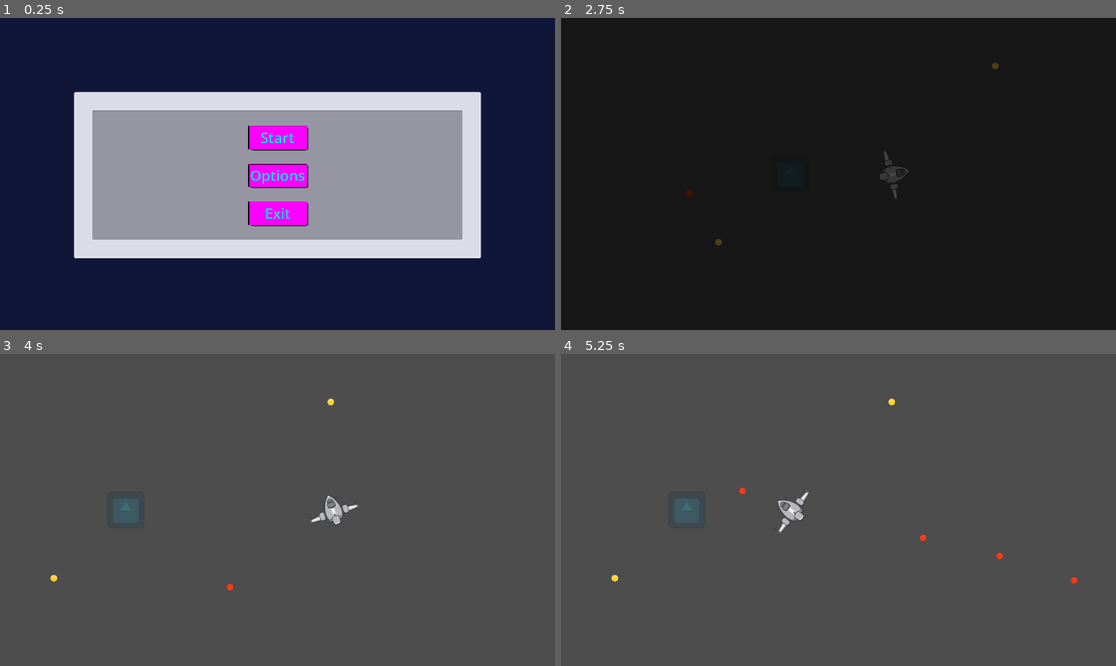
Above: before the commit, frames 1-4 (two rows, left to right).
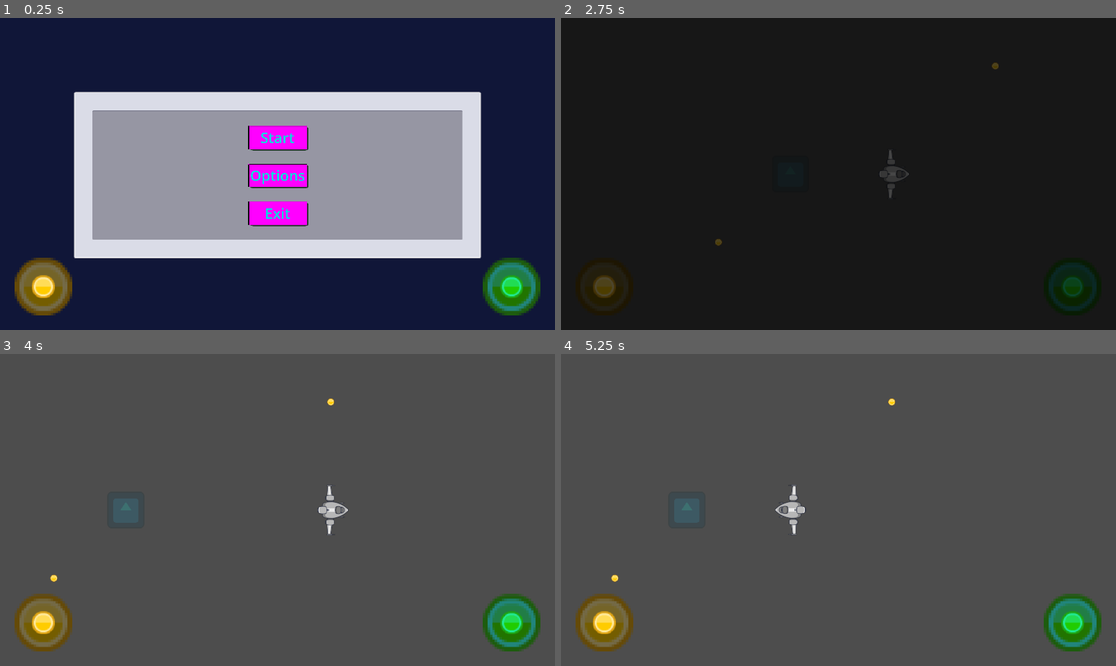
Above: after the commit, the same moments.

Repository: shibii1111/SpaceDeliveryGameGodot
Game: Godot game, scene res://Scenes/Main.tscn
The game is run twice, just before and just after one commit, with the same random seed, the same clock (stepped at 60 frames per second) and the same inputs. The engine's default icon, where the game draws it, is replaced by a stand-in: a white triangle on a blue panel in a dark square.
Inputs (mouse positions are in pixels of both pictures, inside the frame that each line leads up to):
- Up to frame 1 (0.25 s): no input
- Up to frame 2 (2.75 s): click "Start" at 0.5 s; move the mouse to (960, 158) at 1.27 s; press the mouse at (960, 158) at 1.28 s; hold D (right) 1.28-2 s; release the mouse at (960, 158) at 2 s; tap Enter at 2 s; drag from (727, 189) to (1010, 145) at 2.02 s
- Up to frame 3 (4 s): move the mouse to (333, 441) at 2.77 s; press the mouse at (333, 441) at 2.78 s; hold D (right) 2.78-3.5 s; release the mouse at (333, 441) at 3.5 s; drag from (249, 572) to (316, 453) at 3.52 s
- Up to frame 4 (5.25 s): tap Space at 4.25 s; move the mouse to (1005, 556) at 4.27 s; press the mouse at (1005, 556) at 4.28 s; hold A (left) 4.28-5 s; release the mouse at (1005, 556) at 5 s; drag from (672, 463) to (932, 538) at 5.02 s

The runs differ from the first frame. In frame 1, 3.1% of the frame differs, in the area x 2-98%, y 76-96%; in frame 2, 0.6%; in frame 3, 3.5%; in frame 4, 3.6%, in the area x 2-98%, y 42-96%.

Commit message:
Android twin stick
- Did all the twin stick UI and logic

Diff:
--- /dev/null
+++ b/Scenes/Player/LeftStick.gd
@@ -0,0 +1,51 @@
+extends Control
+
+var is_pressed: bool = false
+var input_vector: Vector2 = Vector2.ZERO
+
+@onready var base: TextureRect = $Base
+@onready var knob: TextureRect = $Knob
+
+var radius: float = 80.0
+
+func _ready() -> void:
+	_reset_knob()
+
+func _gui_input(event: InputEvent) -> void:
+	if event is InputEventScreenTouch:
+		if event.pressed:
+			is_pressed = true
+			_update_knob(event.position)
+		else:
+			is_pressed = false
+			input_vector = Vector2.ZERO
+			_reset_knob()
+
+	elif event is InputEventScreenDrag and is_pressed:
+		_update_knob(event.position)
+
+func _update_knob(local_pos: Vector2) -> void:
+	var center: Vector2 = base.position + (base.size / 2.0)
+	var direction: Vector2 = local_pos - center
+
+	if direction.length() > radius:
+		direction = direction.normalized() * radius
+
+	var raw_input: Vector2 = direction / radius
+
+	if raw_input.length() < 0.2:
+		input_vector = Vector2.ZERO
+		_reset_knob()
+		return
+
+	var angle: float = raw_input.angle()
+	var snapped_angle: float = round(angle / (PI / 4.0)) * (PI / 4.0)
+
+	input_vector = Vector2.RIGHT.rotated(snapped_angle)
+
+	var snapped_direction: Vector2 = input_vector * radius
+	knob.position = center + snapped_direction - (knob.size / 2.0)
+
+func _reset_knob() -> void:
+	var center: Vector2 = base.position + (base.size / 2.0)
+	knob.position = center - (knob.size / 2.0)
--- /dev/null
+++ b/Scenes/Player/MobileControl.tscn
@@ -0,0 +1,97 @@
+[gd_scene format=3 uid="uid://dg3mbls6hryen"]
+
+[ext_resource type="Script" uid="uid://ckburffpdubk3" path="res://Scenes/Player/LeftStick.gd" id="1_fbfqy"]
+[ext_resource type="Texture2D" uid="uid://cl5ngwn05hmfh" path="res://Assets/UI/Kenney/kenney_ui-pack-space-expansion/PNG/Yellow/Default/bar_round_gloss_large_square.png" id="2_7nqml"]
+[ext_resource type="Script" uid="uid://b24r4td05jlja" path="res://Scenes/Player/RightStick.gd" id="3_vg5cr"]
+
+[node name="MobileControl" type="CanvasLayer" unique_id=374078596]
+
+[node name="LeftStick" type="Control" parent="." unique_id=1358693755]
+layout_mode = 3
+anchors_preset = 2
+anchor_top = 1.0
+anchor_bottom = 1.0
+offset_left = 50.0
+offset_top = -250.0
+offset_right = 250.0
+offset_bottom = -50.0
+grow_vertical = 0
+script = ExtResource("1_fbfqy")
+
+[node name="Base" type="TextureRect" parent="LeftStick" unique_id=956760346]
+modulate = Color(0.45452422, 0.45452428, 0.45452422, 1)
+layout_mode = 1
+anchors_preset = 8
+anchor_left = 0.5
+anchor_top = 0.5
+anchor_right = 0.5
+anchor_bottom = 0.5
+offset_left = -100.0
+offset_top = -100.0
+offset_right = 100.0
+offset_bottom = 100.0
+grow_horizontal = 2
+grow_vertical = 2
+texture = ExtResource("2_7nqml")
+
+[node name="Knob" type="TextureRect" parent="LeftStick" unique_id=1275293180]
+layout_mode = 1
+anchors_preset = 8
+anchor_left = 0.5
+anchor_top = 0.5
+anchor_right = 0.5
+anchor_bottom = 0.5
+offset_left = -40.0
+offset_top = -40.0
+offset_right = 40.0
+offset_bottom = 40.0
+grow_horizontal = 2
+grow_vertical = 2
+texture = ExtResource("2_7nqml")
+
+[node name="RightStick" type="Control" parent="." unique_id=1053574719]
+layout_mode = 3
+anchors_preset = 3
+anchor_left = 1.0
+anchor_top = 1.0
+anchor_right = 1.0
+anchor_bottom = 1.0
+offset_left = -250.0
+offset_top = -250.0
+offset_right = -50.0
+offset_bottom = -50.0
+grow_horizontal = 0
+grow_vertical = 0
+script = ExtResource("3_vg5cr")
+
+[node name="Base" type="TextureRect" parent="RightStick" unique_id=682543347]
+modulate = Color(0.13075721, 0.5667816, 0.79587483, 1)
+layout_mode = 1
+anchors_preset = 8
+anchor_left = 0.5
+anchor_top = 0.5
+anchor_right = 0.5
+anchor_bottom = 0.5
+offset_left = -100.0
+offset_top = -100.0
+offset_right = 100.0
+offset_bottom = 100.0
+grow_horizontal = 2
+grow_vertical = 2
+texture = ExtResource("2_7nqml")
+
+[node name="Knob" type="TextureRect" parent="RightStick" unique_id=169374664]
+modulate = Color(0.13, 1, 0.95650005, 1)
+layout_mode = 1
+anchors_preset = 8
+anchor_left = 0.5
+anchor_top = 0.5
+anchor_right = 0.5
+anchor_bottom = 0.5
+offset_left = -40.0
+offset_top = -40.0
+offset_right = 40.0
+offset_bottom = 40.0
+grow_horizontal = 2
+grow_vertical = 2
+texture = ExtResource("2_7nqml")
--- a/Scenes/Player/Player.tscn
+++ b/Scenes/Player/Player.tscn
@@ -4,6 +4,7 @@
 [ext_resource type="Script" uid="uid://qi7rw0uf7gma" path="res://Scripts/Player/PlayerMovement.gd" id="1_s0eop"]
 [ext_resource type="Texture2D" uid="uid://t2jpn6k23p1y" path="res://Assets/Player/Spaceship_01.png" id="2_ft8w5"]
 [ext_resource type="PackedScene" uid="uid://b4v1cem220w0t" path="res://Scenes/Projectiles/NormalProjectile.tscn" id="2_ude3g"]
+[ext_resource type="PackedScene" uid="uid://dg3mbls6hryen" path="res://Scenes/Player/MobileControl.tscn" id="5_jmcll"]
 
 [sub_resource type="CircleShape2D" id="CircleShape2D_l3ax4"]
 radius = 76.79192
@@ -35,3 +36,5 @@
 
 [node name="Muzzle" type="Marker2D" parent="Body" unique_id=493561533]
 position = Vector2(62, 0)
+
+[node name="MobileControl" parent="." unique_id=374078596 instance=ExtResource("5_jmcll")]
--- /dev/null
+++ b/Scenes/Player/RightStick.gd
@@ -0,0 +1,39 @@
+extends Control
+
+var is_pressed: bool = false
+var input_vector: Vector2 = Vector2.ZERO
+
+@onready var base: TextureRect = $Base
+@onready var knob: TextureRect = $Knob
+
+var radius: float = 80.0
+
+func _ready() -> void:
+	_reset_knob()
+
+func _gui_input(event: InputEvent) -> void:
+	if event is InputEventScreenTouch:
+		if event.pressed:
+			is_pressed = true
+			_update_knob(event.position)
+		else:
+			is_pressed = false
+			input_vector = Vector2.ZERO
+			_reset_knob()
+
+	elif event is InputEventScreenDrag and is_pressed:
+		_update_knob(event.position)
+
+func _update_knob(local_pos: Vector2) -> void:
+	var center := base.position + (base.size / 2.0)
+	var direction := local_pos - center
+
+	if direction.length() > radius:
+		direction = direction.normalized() * radius
+
+	knob.position = center + direction - (knob.size / 2.0)
+	input_vector = direction / radius
+
+func _reset_knob() -> void:
+	var center := base.position + (base.size / 2.0)
+	knob.position = center - (knob.size / 2.0)
--- a/Scripts/Autoloads/Constants.gd
+++ b/Scripts/Autoloads/Constants.gd
@@ -8,6 +8,7 @@
 class Scenes:
 	const PLAYER: PackedScene = preload("uid://dkqg1dfl6ybdm")
 	const LOADING_SCREEN: PackedScene = preload("uid://cqx25emxcu721")
+	const MOBILE_TWINSTICKS: PackedScene = preload("uid://dg3mbls6hryen")
 
 class Projectiles:
 	const NORMAL: PackedScene = preload("uid://b4v1cem220w0t")
--- a/Scripts/Player/Player.gd
+++ b/Scripts/Player/Player.gd
@@ -6,6 +6,7 @@
 
 @onready var muzzle: Marker2D = $Body/Muzzle
 @onready var body: CharacterBody2D = $Body
+@onready var mobile_control := $MobileControl
 
 var _cooldown_left: float = 0.0
 var _activate_projectiles: int = 0
@@ -20,10 +21,8 @@
 		_try_shoot()
 
 func _is_fire_pressed() -> bool:
-	if use_external_input:
-		return external_fire_pressed
-
-	return Input.is_action_pressed("fire")
+	var right_stick = mobile_control.get_node("RightStick")
+	return right_stick.input_vector != Vector2.ZERO
 
 func _try_shoot() -> void:
 	if _cooldown_left > 0.0:
--- a/Scripts/Player/PlayerMovement.gd
+++ b/Scripts/Player/PlayerMovement.gd
@@ -1,7 +1,11 @@
 extends CharacterBody2D
 
-@export var move_speed : float = 500.0
-@export var friction : float = 100.0
+@export var move_speed: float = 500.0
+@export var friction: float = 100.0
+
+@onready var mobile_control := $"../MobileControl"
+@onready var left_stick := mobile_control.get_node("LeftStick")
+@onready var right_stick := mobile_control.get_node("RightStick")
 
 var external_move_dir: Vector2 = Vector2.ZERO
 var external_aim_dir: Vector2 = Vector2.ZERO
@@ -18,12 +22,26 @@
 		rotation = aim_dir.angle()
 
 func _get_move_dir() -> Vector2:
+	if mobile_control != null:
+		var stick_dir: Vector2 = left_stick.input_vector
+		if stick_dir != Vector2.ZERO:
+			return stick_dir.normalized()
+
 	if use_external_input:
 		return external_move_dir.normalized()
 
 	return Input.get_vector("left", "right", "up", "down")
 
 func _get_aim_dir(move_dir: Vector2) -> Vector2:
+	if mobile_control != null:
+		var stick_dir: Vector2 = right_stick.input_vector
+		if stick_dir != Vector2.ZERO:
+			return stick_dir.normalized()
+		elif move_dir != Vector2.ZERO:
+			return move_dir.normalized()
+		else:
+			return Vector2.ZERO
+
 	if use_external_input:
 		if external_aim_dir != Vector2.ZERO:
 			return external_aim_dir.normalized()
@@ -32,20 +50,9 @@
 		else:
 			return Vector2.ZERO
 
-	# TEMP TEST
-	var mouse_dir := global_position.direction_to(get_global_mouse_position())
-
-	if mouse_dir.length() > 0.01:
-		return mouse_dir.normalized()
-
-	if move_dir != Vector2.ZERO:
+	if Input.is_action_pressed("fire"):
+		return global_position.direction_to(get_global_mouse_position())
+	elif move_dir != Vector2.ZERO:
 		return move_dir.normalized()
 
-	# TEMP TEST END
-
-	#if Input.is_action_pressed("fire"):
-		#return global_position.direction_to(get_global_mouse_position())
-	#elif move_dir != Vector2.ZERO:
-		#return move_dir.normalized()
-
 	return Vector2.ZERO
Not shown, added: Scenes/Player/LeftStick.gd.uid
Not shown, added: Scenes/Player/RightStick.gd.uid
